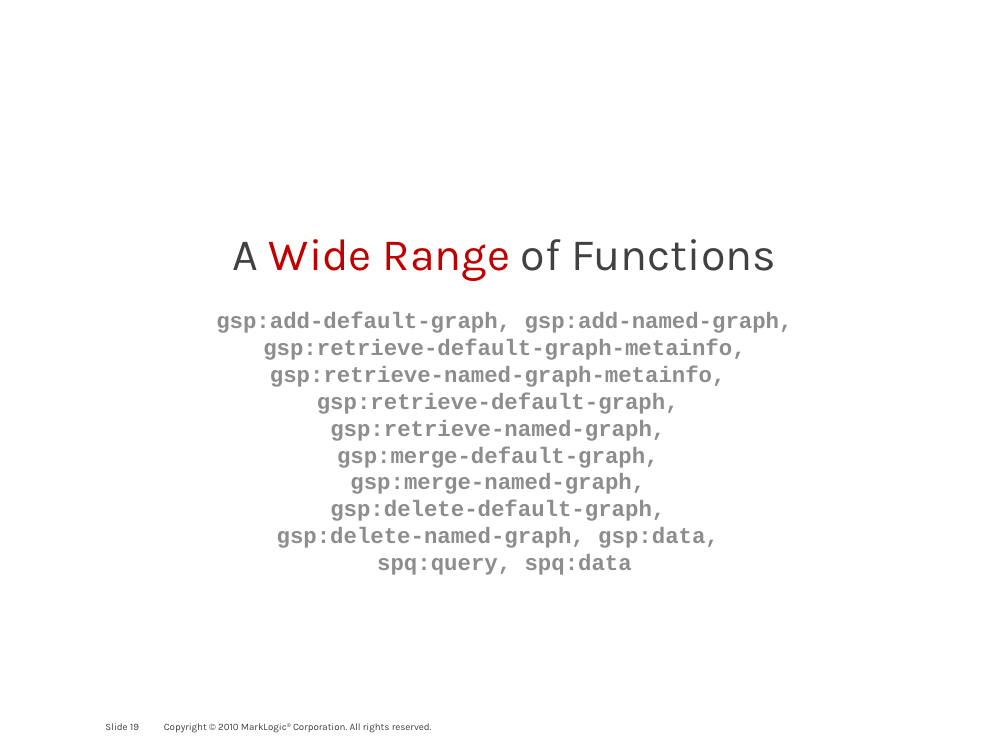
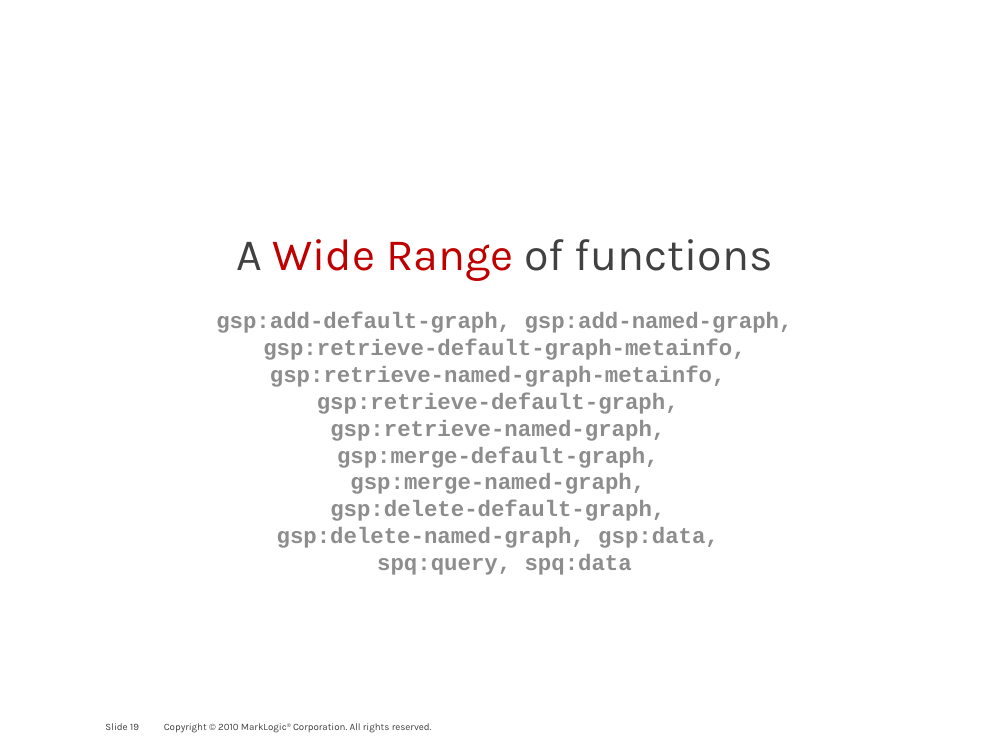
Before and after one commit to philipfennell/grasp, a slide deck: slide 19 of docs/marklogic_and_the_linked-data_connection.pptx. Drawn at 1008x756 pixels with LibreOffice and Linux fonts; fonts in the diff are those of the drawing; background and template pictures are left out. Boxes give left, top, right and bottom in pixels: in the first picture for what was removed or moved away, otherwise in the second. Text is boxed around its words. In the diff, an @@ line names an element or a change of style, - is before the commit and + after.

```diff
--- a/docs/marklogic_and_the_linked-data_connection.pptx
+++ b/docs/marklogic_and_the_linked-data_connection.pptx
@@ text at [236,239,773,281]: text changed @@
-A Wide Range of Functions
+A Wide Range of functions
```
Also in this commit, not shown: 5 other slides changed, 1 slide removed, 2 other files.
